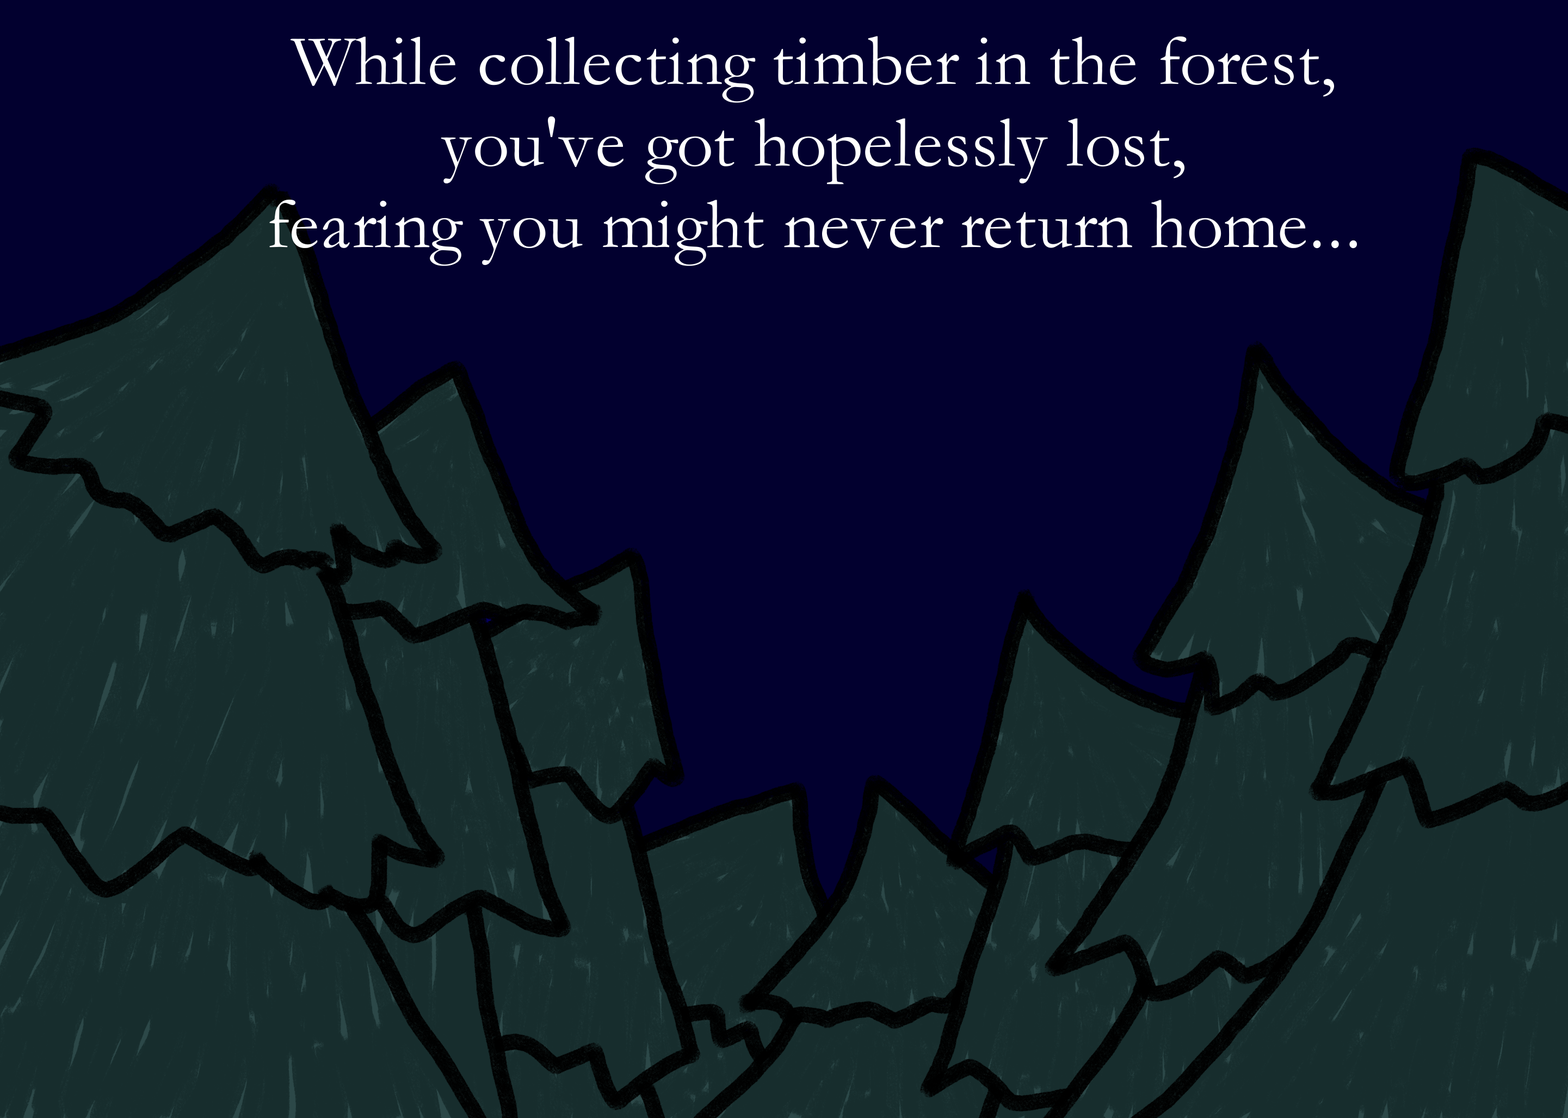
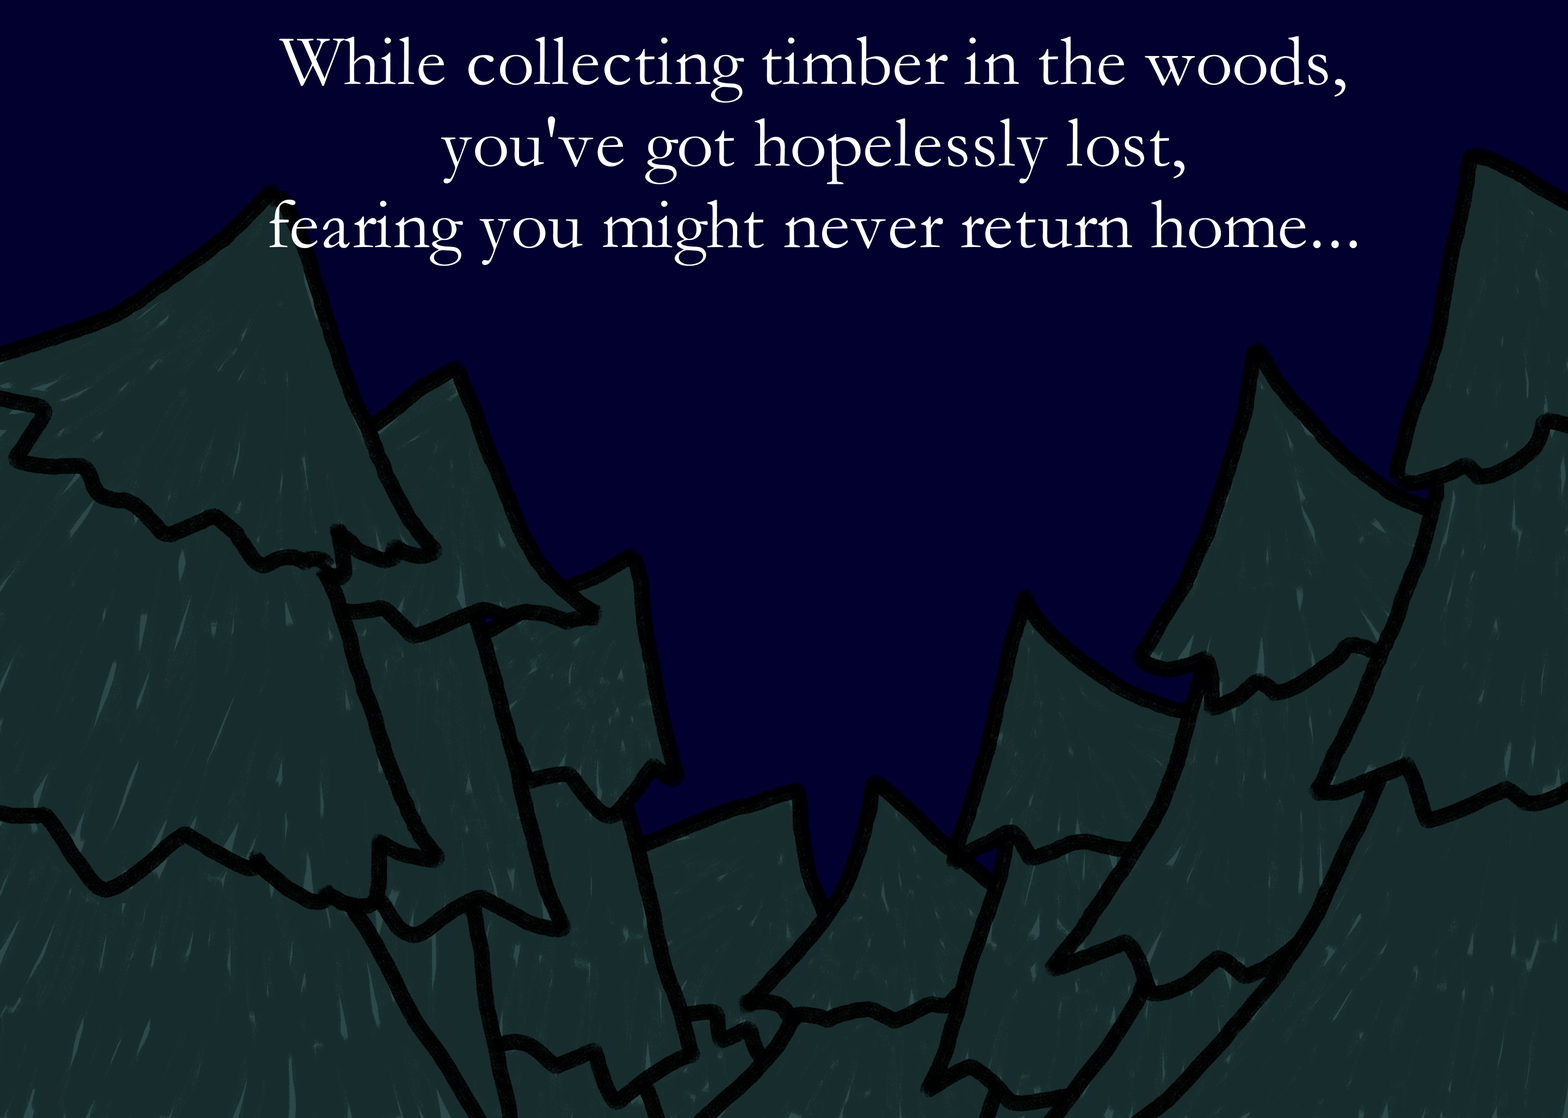
Revision of a layered 1568 × 1118 image; what changed, layer by layer:
painted on "Layer 2" over bbox(390, 163, 1084, 248)
painted on "Layer 1" over bbox(278, 35, 1346, 248)
painted on "Layer 4" over bbox(278, 35, 1346, 248)
painted on "Layer 8" over bbox(278, 35, 1346, 248)
painted on "Layer 12" over bbox(278, 35, 1346, 248)
painted on "Layer 15" over bbox(278, 35, 1346, 248)
painted on "Layer 18" over bbox(278, 35, 1346, 248)